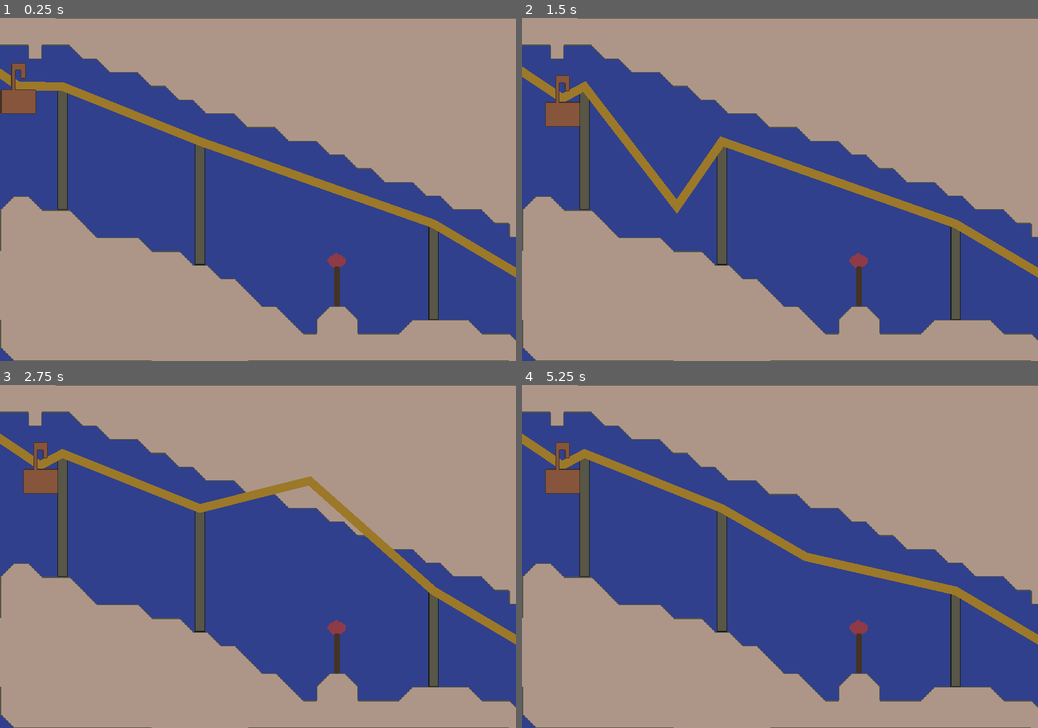
Above: before the commit, frames 1-4 (two rows, left to right).
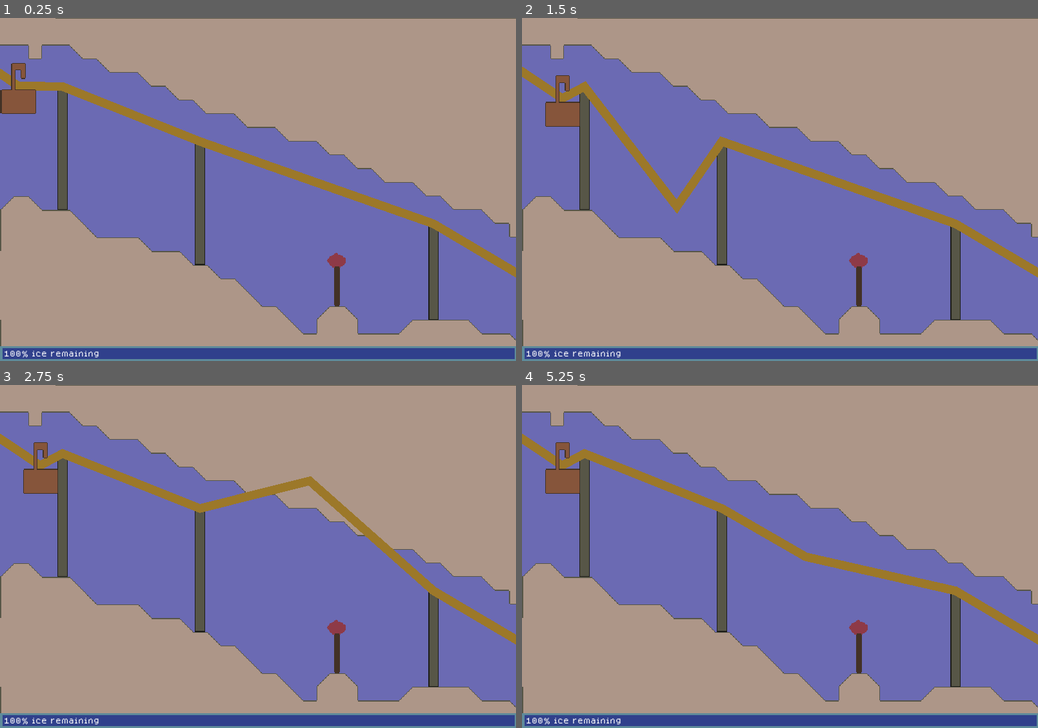
Above: after the commit, the same moments.

Repository: nolenroyalty/ldjam53
Game: Godot game, scene res://Main.tscn
Two runs of this game, one before a commit and one after it. Both use one fixed random seed, a clock stepped at 60 frames per second and the inputs below.
Inputs (mouse positions are in pixels of both pictures, inside the frame that each line leads up to):
- Up to frame 1 (0.25 s): no input
- Up to frame 2 (1.5 s): move the mouse to (728, 148) at 0.52 s; click (728, 148) at 0.6 s; move the mouse to (676, 206) at 1.27 s; click (676, 206) at 1.35 s
- Up to frame 3 (2.75 s): tap Enter at 2 s; move the mouse to (309, 481) at 2.02 s; click (309, 481) at 2.1 s
- Up to frame 4 (5.25 s): tap Space at 2.75, 4.25 s; move the mouse to (754, 625) at 2.77 s; click (754, 625) at 2.85 s; tap Enter at 3.5, 5 s; move the mouse to (934, 607) at 3.52 s; click (934, 607) at 3.6 s; move the mouse to (625, 505) at 4.27 s; click (625, 505) at 4.35 s; move the mouse to (805, 556) at 5.02 s; click (805, 556) at 5.1 s

The runs differ from the first frame. In frame 1, 44% of the frame differs, in the area x 0-100%, y 8-100%; in frame 2, 43%; in frame 3, 44%; in frame 4, 44%.

Commit message:
add ice bar, etc

Diff:
--- a/Main.gd
+++ b/Main.gd
@@ -48,6 +48,7 @@
 
 func handle_hazard_contact(penalty, _hazard):
 	print("hazard contact penalty: %d" % [penalty])
+	State.deduct_ice(penalty)
 
 func load_level():
 	reset_level_state()
@@ -75,6 +76,8 @@
 	load_level()
 	static_line.connect("mouse_entered", self, "handle_mouse_entered")
 	static_line.connect("mouse_exited", self, "handle_mouse_exited")
+	VisualServer.set_default_clear_color(Color("6b6ab3"))
+
 
 func add_bucket_to_points(points_without_bucket, mouse_position) -> Array:
 	var points_before_and_after = partition_points_before_and_after(points_without_bucket, bucket.position)
--- a/Main.tscn
+++ b/Main.tscn
@@ -1,6 +1,7 @@
-[gd_scene load_steps=2 format=2]
+[gd_scene load_steps=3 format=2]
 
 [ext_resource path="res://Main.gd" type="Script" id=1]
+[ext_resource path="res://UI/IceBarHud.tscn" type="PackedScene" id=2]
 
 [node name="Main" type="Node2D"]
 script = ExtResource( 1 )
@@ -11,3 +12,5 @@
 
 [node name="LinePoints" type="Line2D" parent="StaticLine"]
 default_color = Color( 0.611765, 0.470588, 0.160784, 1 )
+
+[node name="IceBarHud" parent="StaticLine" instance=ExtResource( 2 )]
--- /dev/null
+++ b/State.gd
@@ -0,0 +1,19 @@
+extends Node
+
+signal ice_updated(ice_remaining)
+signal out_of_ice()
+
+const STARTING_ICE = 100
+var ice_remaining = STARTING_ICE setget set_ice_remaining
+
+func set_ice_remaining(value):
+	ice_remaining = value
+	if ice_remaining < 0:
+		ice_remaining = 0
+
+	emit_signal("ice_updated", ice_remaining)
+	if ice_remaining == 0:
+		emit_signal("out_of_ice")
+
+func deduct_ice(amount):
+	set_ice_remaining(ice_remaining - amount)
--- /dev/null
+++ b/UI/IceBar.tscn
@@ -0,0 +1,13 @@
+[gd_scene load_steps=2 format=2]
+
+[ext_resource path="res://UI/Sprites/ice-ninepatch.png" type="Texture" id=1]
+
+[node name="NinePatchRect" type="NinePatchRect"]
+margin_right = 42.0
+margin_bottom = 35.0
+texture = ExtResource( 1 )
+region_rect = Rect2( 0, 0.0921211, 31.8457, 16.064 )
+patch_margin_left = 2
+patch_margin_top = 2
+patch_margin_right = 2
+patch_margin_bottom = 2
--- /dev/null
+++ b/UI/IceBarHud.gd
@@ -0,0 +1,17 @@
+extends CanvasLayer
+
+onready var ice_bar = $IceBar
+onready var ice_bar_label = $IceBar/Label
+
+var starting_bar_width = 0
+
+func update_for_current_ice(ice):
+	var ice_percent = ice / float(State.STARTING_ICE)
+	var new_bar_width = int(starting_bar_width * ice_percent)
+	ice_bar.rect_size.x = new_bar_width
+	ice_bar_label.text = "%s%% ice remaining" % int(ice_percent * 100)
+
+func _ready():
+	starting_bar_width = ice_bar.rect_size.x
+	update_for_current_ice(State.ice_remaining)
+	var _ignore = State.connect("ice_updated", self, "update_for_current_ice")
--- /dev/null
+++ b/UI/IceBarHud.tscn
@@ -0,0 +1,30 @@
+[gd_scene load_steps=5 format=2]
+
+[ext_resource path="res://UI/IceBar.tscn" type="PackedScene" id=1]
+[ext_resource path="res://UI/IceBarHud.gd" type="Script" id=2]
+
+[sub_resource type="DynamicFontData" id=1]
+font_path = "res://Fonts/dogicapixel.ttf"
+
+[sub_resource type="DynamicFont" id=2]
+size = 8
+font_data = SubResource( 1 )
+
+[node name="IceBarHud" type="CanvasLayer"]
+script = ExtResource( 2 )
+
+[node name="IceBar" parent="." instance=ExtResource( 1 )]
+margin_top = 383.0
+margin_right = 600.0
+margin_bottom = 400.0
+rect_min_size = Vector2( 32, 14 )
+
+[node name="Label" type="Label" parent="IceBar"]
+anchor_top = 0.5
+anchor_bottom = 0.5
+margin_left = 4.0
+margin_top = -4.0
+margin_right = 83.0
+margin_bottom = 3.0
+custom_fonts/font = SubResource( 2 )
+text = "ice remaining"
--- a/project.godot
+++ b/project.godot
@@ -13,6 +13,10 @@
 config/name="ldjam53"
 run/main_scene="res://Main.tscn"
 config/icon="res://icon.png"
+
+[autoload]
+
+State="*res://State.gd"
 
 [display]
 
@@ -77,5 +81,4 @@
 quality/driver/driver_name="GLES2"
 vram_compression/import_etc=true
 vram_compression/import_etc2=false
-environment/default_clear_color=Color( 0.188235, 0.25098, 0.54902, 1 )
 environment/default_environment="res://default_env.tres"
Binary file added: Fonts/dogicapixel.ttf
Binary file added: UI/Sprites/ice-ninepatch.png
Not shown, added: UI/Sprites/ice-ninepatch.png.import
